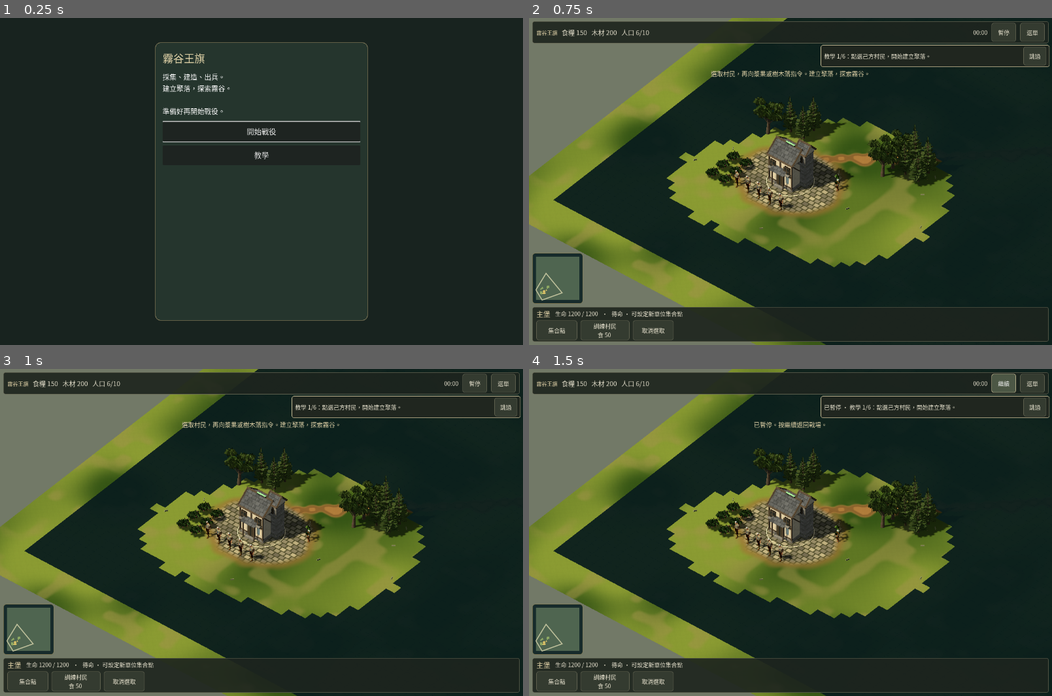
Above: before the commit, frames 1-4 (two rows, left to right).
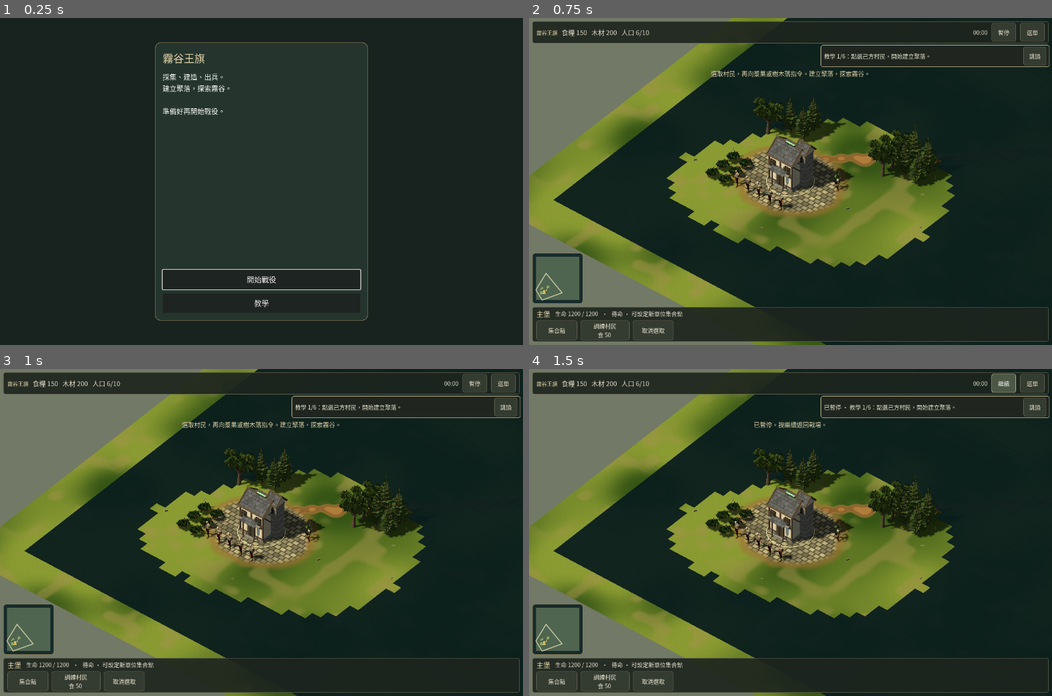
Above: after the commit, the same moments.

Repository: penny323mo/valley-crown
Game: Godot game, scene res://main_menu.tscn
Same seed, same stepped clock (60 frames per second), same inputs: the game is played once before the commit and once after it.
Inputs:
- Up to frame 1 (0.25 s): no input
- Up to frame 2 (0.75 s): click "開始戰役" at 0.5 s
- Up to frame 3 (1 s): no input
- Up to frame 4 (1.5 s): click "暫停" at 1.25 s

The runs differ from the first frame. In frame 1, 0.6% of the frame differs, in the area x 30-70%, y 31-89%; in frame 2, nothing differs; in frame 3, nothing differs; in frame 4, nothing differs.

Commit message:
Keep main menu navigation visible outside scrolling help text [skip ci]

Diff:
--- a/game/scripts/main_menu.gd
+++ b/game/scripts/main_menu.gd
@@ -47,10 +47,15 @@
 	style.content_margin_top = 18
 	style.content_margin_bottom = 18
 	card.add_theme_stylebox_override("panel", style)
+	# Navigation remains visible while long help text scrolls independently.
+	var card_column = VBoxContainer.new()
+	card_column.add_theme_constant_override("separation", 14)
+	card.add_child(card_column)
 	var scroll = ScrollContainer.new()
+	scroll.size_flags_vertical = Control.SIZE_EXPAND_FILL
 	scroll.horizontal_scroll_mode = ScrollContainer.SCROLL_MODE_DISABLED
 	scroll.vertical_scroll_mode = ScrollContainer.SCROLL_MODE_AUTO
-	card.add_child(scroll)
+	card_column.add_child(scroll)
 	var box = VBoxContainer.new()
 	box.size_flags_horizontal = Control.SIZE_EXPAND_FILL
 	box.add_theme_constant_override("separation", 14)
@@ -65,7 +70,7 @@
 	box.add_child(description)
 	buttons = VBoxContainer.new()
 	buttons.add_theme_constant_override("separation", 10)
-	box.add_child(buttons)
+	card_column.add_child(buttons)
 	get_viewport().size_changed.connect(_layout)
 	_layout()
 	_show_page("home")
--- a/game/scripts/rules.gd
+++ b/game/scripts/rules.gd
@@ -1,6 +1,6 @@
 extends Resource
 ## Demo rules v2. One data source for player, AI, HUD and tests.
-const BUILD_ID = "vc-a0f7fd3365f7"
+const BUILD_ID = "vc-21ae974acec8"
 const VERSION = "0.2.2-map80-candidate"
 # User-requested 2026-11-07 scale/buildability revision. Cell, unit, building,
 # movement, sight and economic scales stay unchanged; only world extent grows.
--- a/game/tests/building_damage_component.gd
+++ b/game/tests/building_damage_component.gd
@@ -2,7 +2,7 @@
 # PREPARED ONLY: requires native execution; no engine run is claimed.
 const Presenter = preload("res://scripts/building_damage_presenter.gd")
 const Rules = preload("res://scripts/rules.gd")
-const EXPECTED_BUILD = "vc-a0f7fd3365f7"
+const EXPECTED_BUILD = "vc-21ae974acec8"
 var failures := 0
 func check(label: String, ok: bool) -> void:
 	if not ok: failures += 1; push_error(label)
--- a/game/tests/building_damage_projection.gd
+++ b/game/tests/building_damage_projection.gd
@@ -2,7 +2,7 @@
 # PREPARED ONLY. Exercise real game projection/lifecycle, not hidden authority damage.
 const Game = preload("res://scripts/game.gd")
 const Rules = preload("res://scripts/rules.gd")
-const EXPECTED_BUILD = "vc-a0f7fd3365f7"
+const EXPECTED_BUILD = "vc-21ae974acec8"
 var failures := 0
 func check(label: String, ok: bool) -> void:
 	if not ok: failures += 1; push_error(label)
